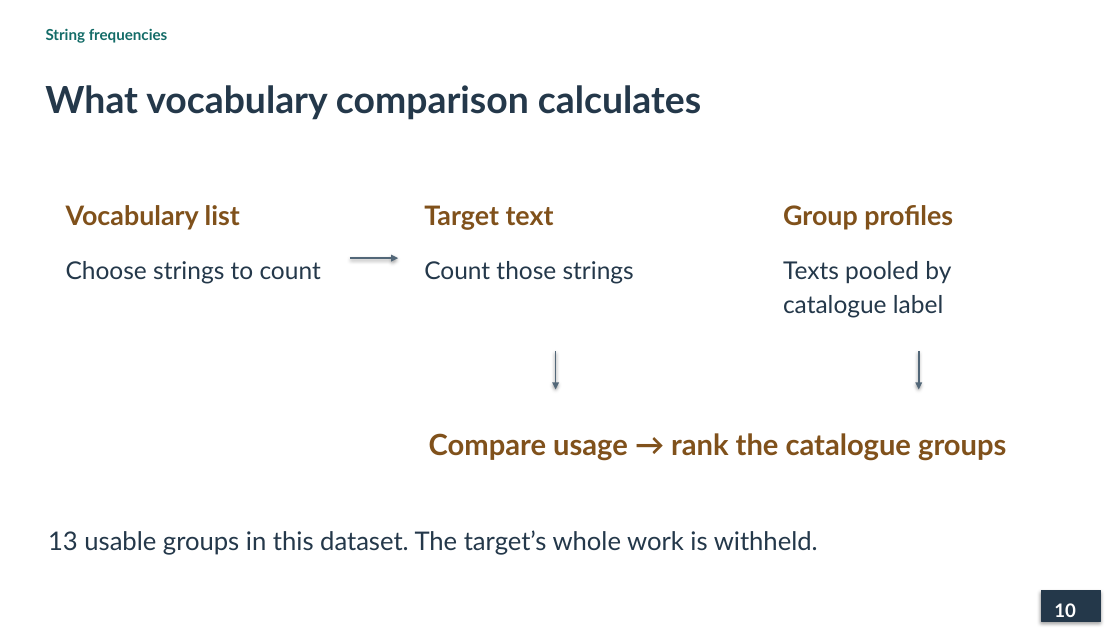
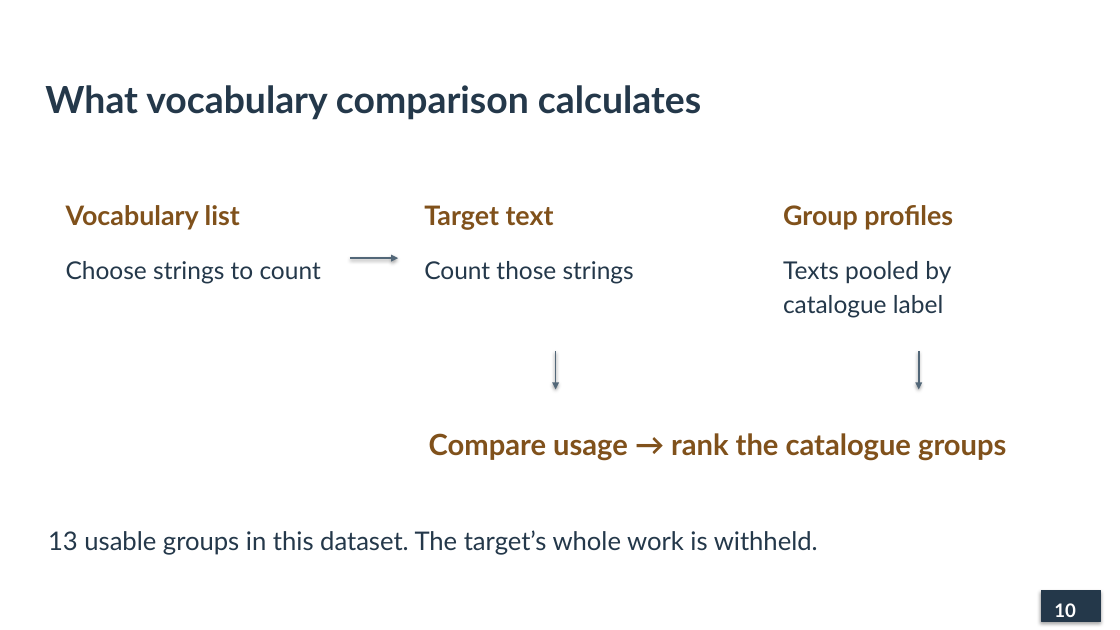
Before and after one commit to lopentu/cohort, a slide deck: slide 10 of docs/presentation/cohort-pnc-2026.pptx. Drawn at 1120x630 pixels with LibreOffice and Linux fonts; fonts in the diff are those of the drawing. Boxes give left, top, right and bottom in pixels: in the first picture for what was removed or moved away, otherwise in the second. Text is boxed around its words. In the diff, an @@ line names an element or a change of style, - is before the commit and + after.

```diff
--- a/docs/presentation/cohort-pnc-2026.pptx
+++ b/docs/presentation/cohort-pnc-2026.pptx
@@ text removed at [46,28,168,43] @@
-String frequencies
```
Also in this commit, not shown: 18 other slides changed, 2 other files.
